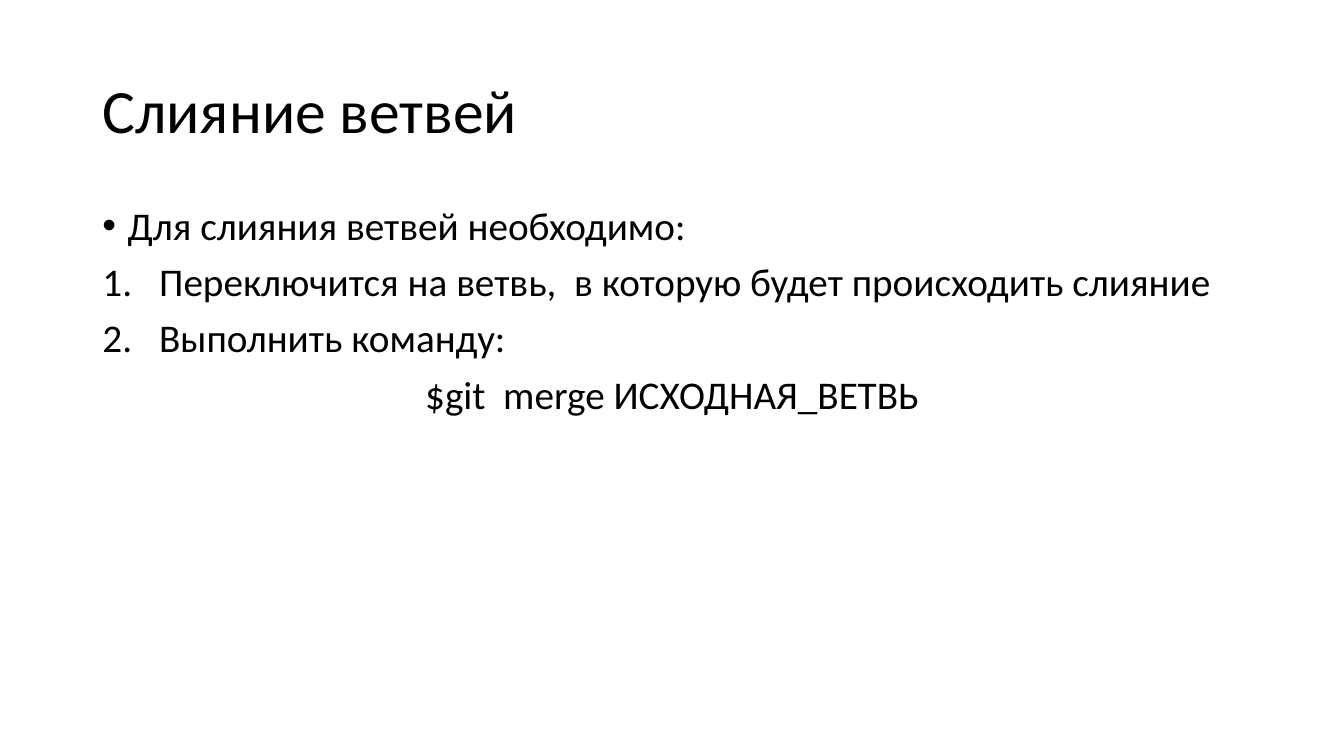
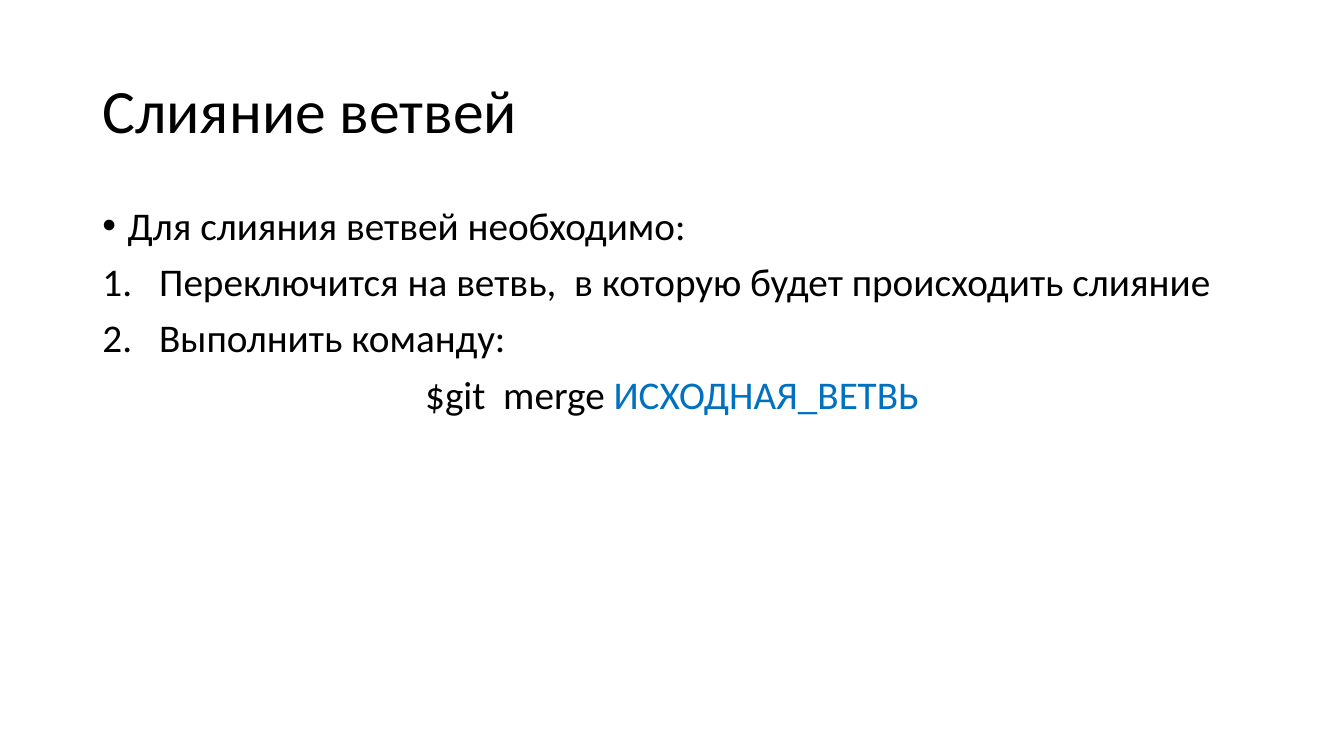
Before and after one commit to paveltsytovich/telegram-course, a slide deck: slide 221 of Presentation/Разработка ботов для телеграмм на Python.pptx. Drawn at 1344x756 pixels with LibreOffice and Linux fonts; fonts in the diff are those of the drawing. Boxes give left, top, right and bottom in pixels: in the first picture for what was removed or moved away, otherwise in the second. Text is boxed around its words. In the diff, an @@ line names an element or a change of style, - is before the commit and + after.

```diff
--- a/Presentation/Разработка ботов для телеграмм на Python.pptx
+++ b/Presentation/Разработка ботов для телеграмм на Python.pptx
@@ text at <box>425,382,919,416</box>: text colour #000000 to #0070C0 in "ИСХОДНАЯ_ВЕТВЬ" @@
```
Also in this commit, not shown: 3 slides added, 1 slide removed, 1 other file.
